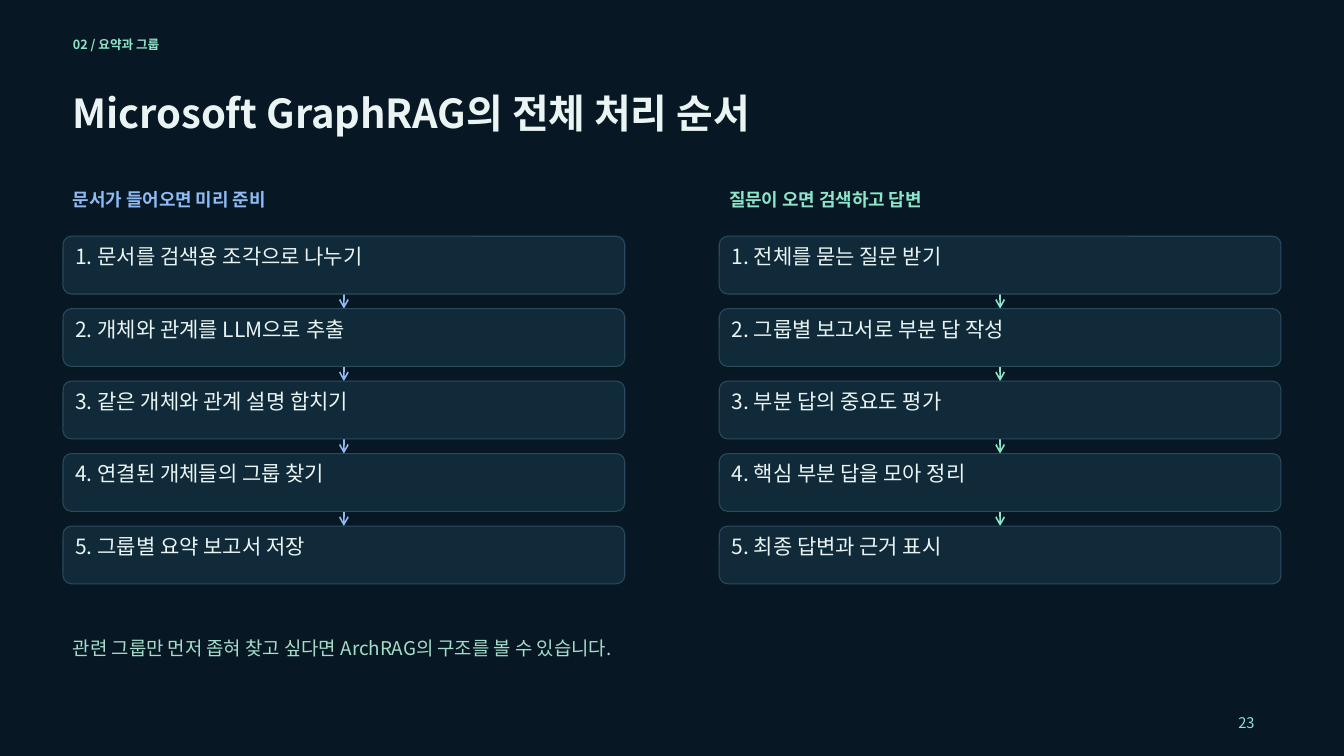
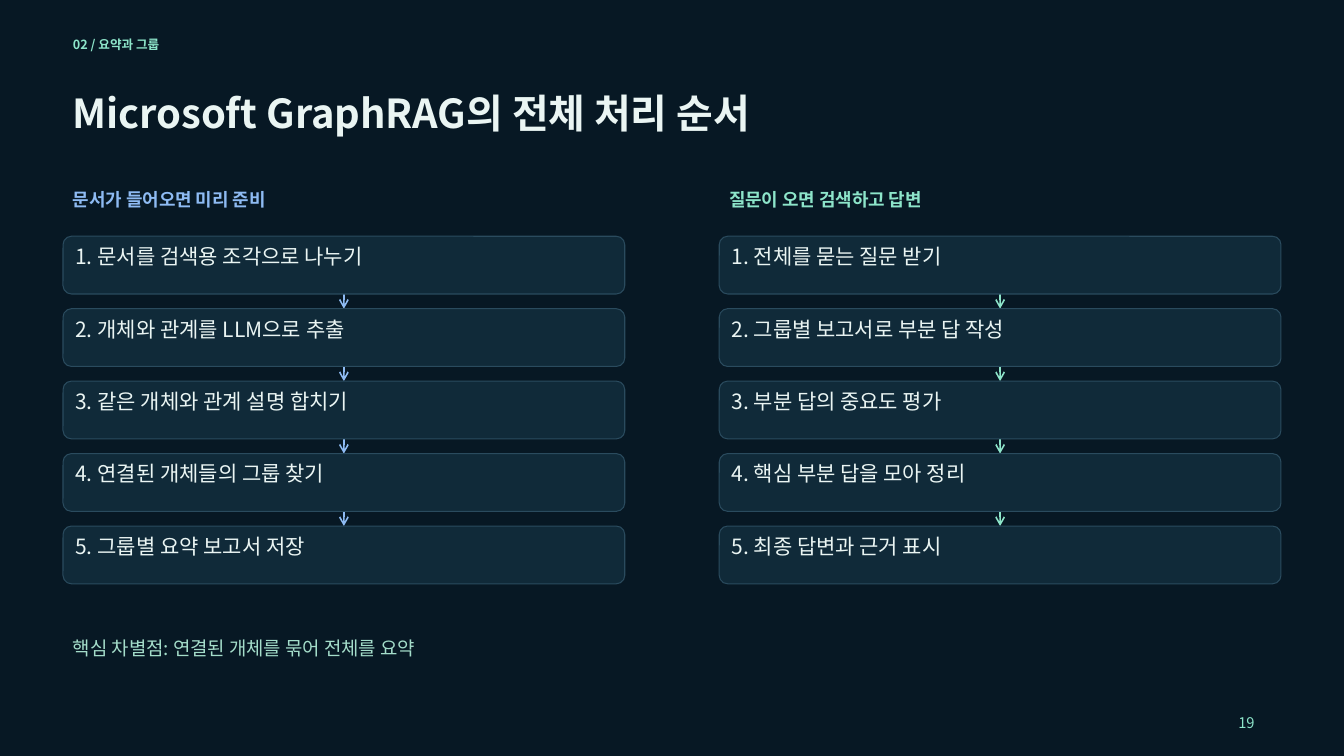
Before and after one commit to euiyulsong/graphrag-atlas, a slide deck: slide 19 of slides/GraphRAG_Atlas_Tech_Seminar.pptx (slide 23 before the commit). Drawn at 1344x756 pixels with LibreOffice and Linux fonts; fonts in the diff are those of the drawing. Boxes give left, top, right and bottom in pixels: in the first picture for what was removed or moved away, otherwise in the second. Text is boxed around its words. In the diff, an @@ line names an element or a change of style, - is before the commit and + after.

```diff
--- a/slides/GraphRAG_Atlas_Tech_Seminar.pptx
+++ b/slides/GraphRAG_Atlas_Tech_Seminar.pptx
@@ text at [73, 639, 415, 657]: text changed @@
-관련 그룹만 먼저 좁혀 찾고 싶다면 ArchRAG의 구조를 볼 수 있습니다.
+핵심 차별점: 연결된 개체를 묶어 전체를 요약
@@ text at [1238, 717, 1254, 728]: text changed @@
-23
+19
```
Also in this commit, not shown: 12 other slides changed, 30 slides removed, 5 other files.
